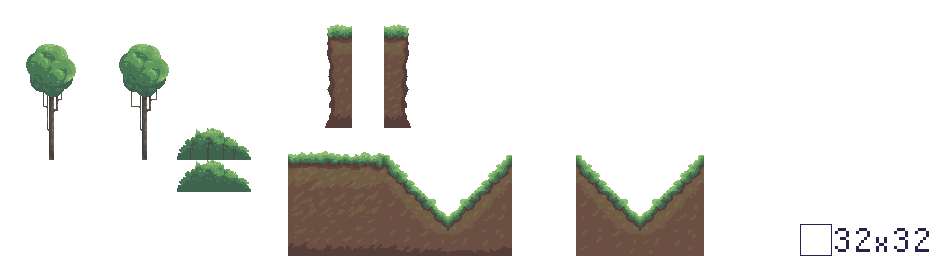
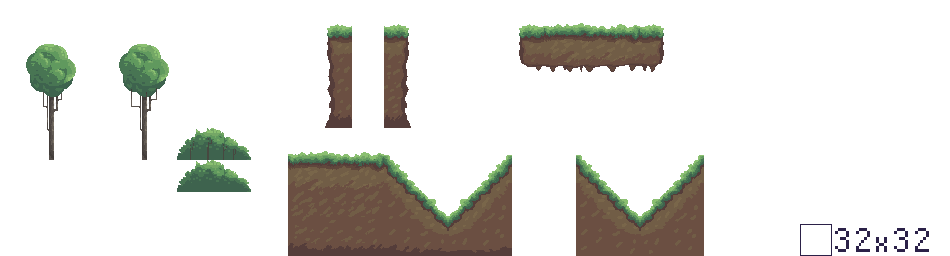
Comparing the layer stacks of the two 950×256 images. Changes:
added layer "Layer 1" above "Tileset" over (519, 23, 664, 72)
